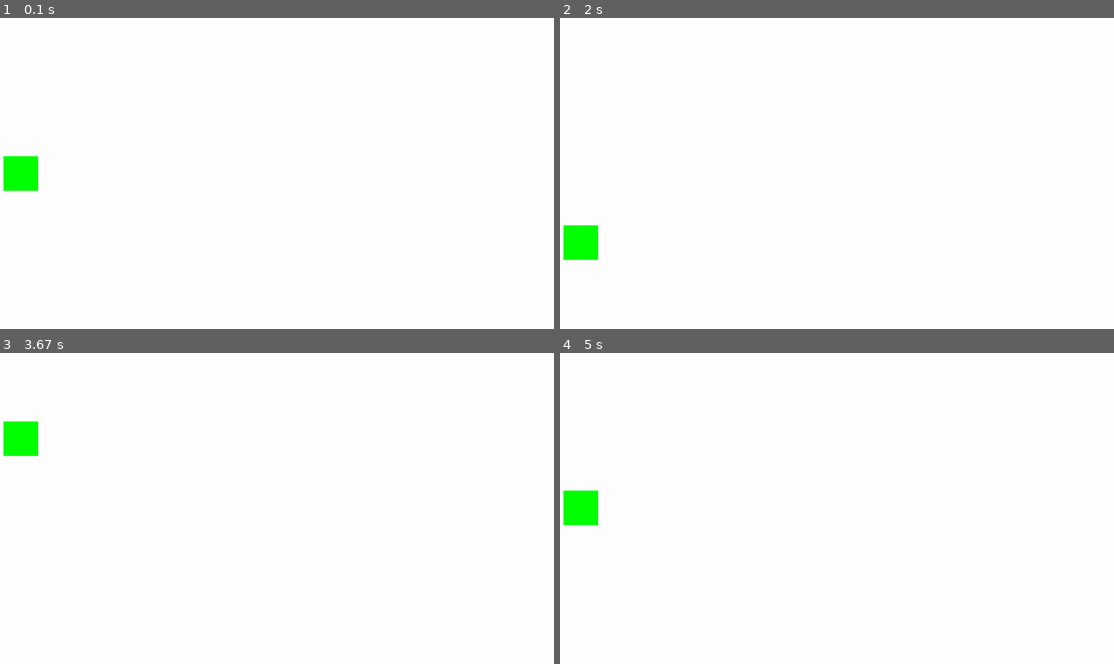
Above: before the commit, frames 1-4 (two rows, left to right).
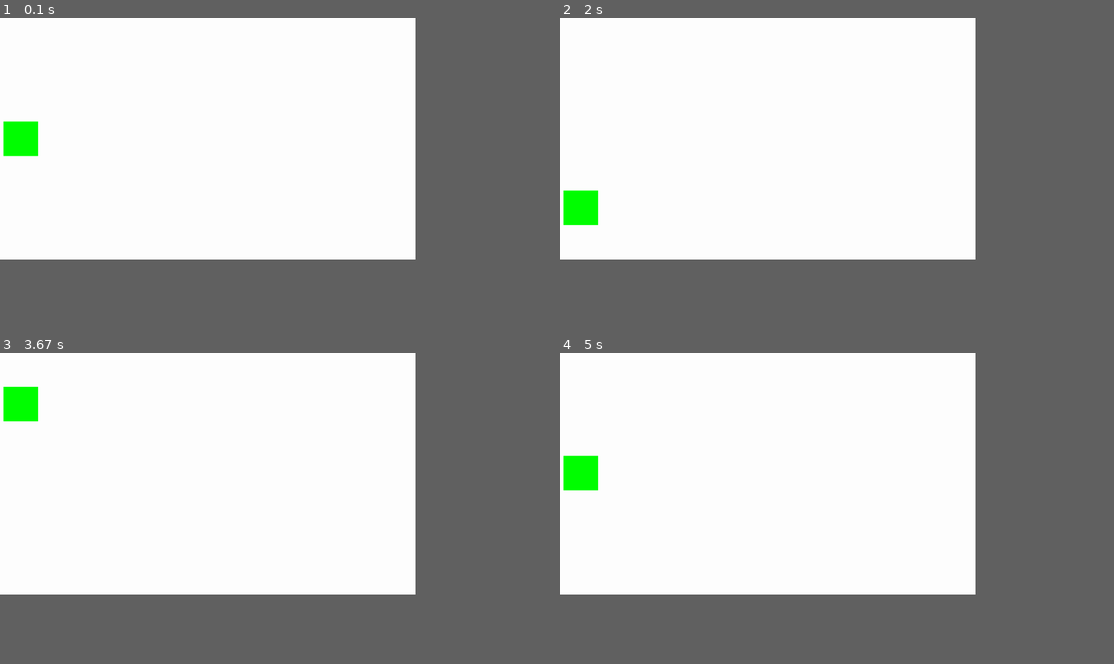
Above: after the commit, the same moments.

Repository: hsiang086/crc-static-exhibition
Game: pygame game, started from main/second_scene.py
Same seed, same stepped clock (60 frames per second), same inputs: the game is played once before the commit and once after it.
Inputs:
- Up to frame 1 (0.1 s): no input
- Up to frame 2 (2 s): hold Up 0.33-0.8 s; hold Down 0.83-1.13 s; hold Up 1.17-1.53 s; hold Down 1.57-1.93 s; hold Up from 1.97 s (still down)
- Up to frame 3 (3.67 s): release Up at 2.27 s; hold Down 2.3-2.6 s; hold Up 2.63-3 s; hold Down 3.03-3.4 s; hold Up from 3.43 s (still down)
- Up to frame 4 (5 s): release Up at 3.73 s; hold Down 3.77-4.07 s; hold Up 4.1-4.47 s; hold Down 4.5-4.87 s; hold Up from 4.9 s (still down)
In our replay, the window is 900x506 before the commit and 675x393 after it. These sizes can differ from the game's own. Grey fills any space a smaller window leaves; there, only what the larger window draws over its background counts as a difference.

The runs differ from the first frame. In frame 1, 1.4% of the frame differs, in the area x 0-7%, y 33-56%; in frame 2, 1.4%, in the area x 0-7%, y 55-78%; in frame 3, 1.4%; in frame 4, 1.4%.

Commit message:
Update second_scene.py

Diff:
--- a/main/second_scene.py
+++ b/main/second_scene.py
@@ -7,7 +7,7 @@
     global screen
 
     FPS = 60
-    RES = WIDTH, HIGHT = (1600, 900)
+    RES = WIDTH, HIGHT = (1200, 700)
     clock = pygame.time.Clock()
 
     itv = 0
